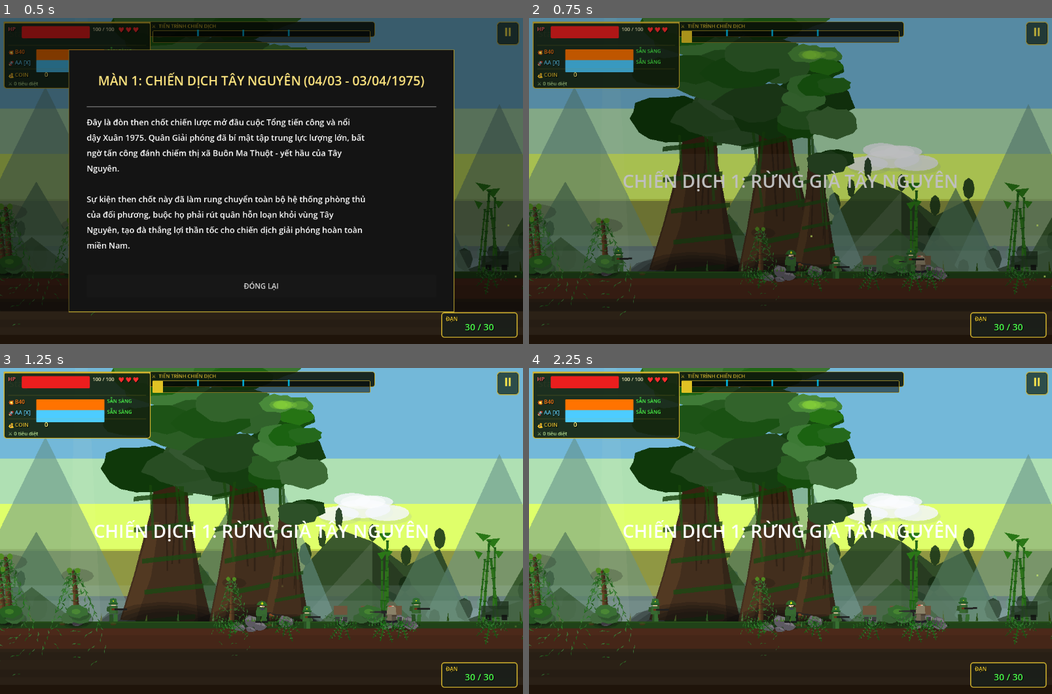
Above: before the commit, frames 1-4 (two rows, left to right).
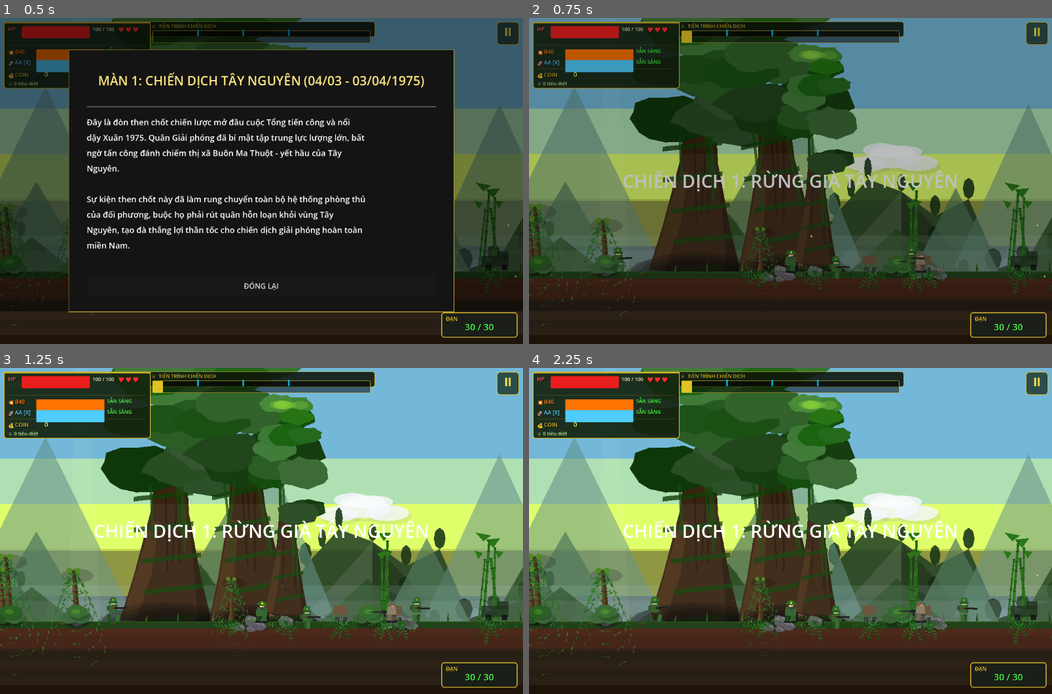
Above: after the commit, the same moments.

Repository: dangkhoa31204/alien-shooter
Game: Godot game, scene res://scenes/contra_main.tscn
The game is run twice, just before and just after one commit, with the same random seed, the same clock (stepped at 60 frames per second) and the same inputs. This scene is started directly instead of the project's main scene.
Inputs:
- Up to frame 1 (0.5 s): no input
- Up to frame 2 (0.75 s): click "ĐÓNG LẠI" at 0.5 s
- Up to frame 3 (1.25 s): no input
- Up to frame 4 (2.25 s): click "⏸" at 1.25 s; click "▶ TIẾP TỤC [ESC]" at 2 s

Frame 1 is identical in both runs. In frame 2, less than 0.1% of the frame differs, in the area x 15-76%, y 70-78%; in frame 3, 0.2%; in frame 4, 0.2%, in the area x 22-86%, y 70-78%.

Commit message:
feat: Introduce new bomber and tank enemy types, add various audio assets, and implement core game scripts.

Diff:
--- a/scenes/contra_main.tscn
+++ b/scenes/contra_main.tscn
@@ -1,19 +1,18 @@
-[gd_scene load_steps=2 format=3]
+[gd_scene format=3 uid="uid://75kqg8hgpmgl"]
 
-[ext_resource type="Script" path="res://scripts/contra_main.gd" id="1_script"]
+[ext_resource type="Script" uid="uid://djq18ojcief7k" path="res://scripts/contra_main.gd" id="1_script"]
 
-[node name="ContraMain" type="Node2D"]
+[node name="ContraMain" type="Node2D" unique_id=1569851978]
 script = ExtResource("1_script")
 
-[node name="Camera2D" type="Camera2D" parent="."]
-anchor_mode = 1
+[node name="Camera2D" type="Camera2D" parent="." unique_id=1296428708]
 position = Vector2(576, 360)
 
-[node name="BulletContainer" type="Node2D" parent="."]
+[node name="BulletContainer" type="Node2D" parent="." unique_id=440053337]
 
-[node name="UI" type="CanvasLayer" parent="."]
+[node name="UI" type="CanvasLayer" parent="." unique_id=925761505]
 
-[node name="Label" type="Label" parent="UI"]
+[node name="Label" type="Label" parent="UI" unique_id=1388873696]
 offset_left = 20.0
 offset_top = 20.0
 offset_right = 300.0
@@ -21,7 +20,7 @@
 theme_override_font_sizes/font_size = 20
 text = "Stage: 1   Score: 0"
 
-[node name="StageLabel" type="Label" parent="UI"]
+[node name="StageLabel" type="Label" parent="UI" unique_id=537654353]
 anchors_preset = 8
 anchor_left = 0.5
 anchor_top = 0.5
--- a/scripts/audio_manager.gd
+++ b/scripts/audio_manager.gd
@@ -17,12 +17,42 @@
 const MP3_SFX_DEFS: Dictionary = {
 	"gun_fire":       "res://assets/audio/gun_fire.mp3",
 	"punch":          "res://assets/audio/punch_sound.mp3",
-	"ak47_fire":  		"res://assets/audio/ak47_fire.mp3",
+	"ak47_fire":      "res://assets/audio/ak47_fire.mp3",
 	"m4_fire": "res://assets/audio/m4_fire.wav",
 	"collected_item": "res://assets/audio/collected_item.mp3",
-	"checkpoint": "res://assets/audio/CheckCheckPoint.mp3",
+	"checkpoint": {
+		"1": [
+			"res://assets/audio/checkpoint/Checkpoint1_1.mp3",
+			"res://assets/audio/checkpoint/Checkpoint2_1.mp3",
+			"res://assets/audio/checkpoint/Checkpoint3_1.mp3"
+		],
+		"2": [
+			"res://assets/audio/checkpoint/Checkpoint1_2.mp3",
+			"res://assets/audio/checkpoint/Checkpoint2_2.mp3",
+			"res://assets/audio/checkpoint/Checkpoint3_2.mp3"
+		],
+		"3": [
+			"res://assets/audio/checkpoint/Checkpoint1_3.mp3",
+			"res://assets/audio/checkpoint/Checkpoint2_3.mp3",
+			"res://assets/audio/checkpoint/Checkpoint3_3.mp3"
+		],
+		"4": [
+			"res://assets/audio/checkpoint/Checkpoint1_4.mp3",
+			"res://assets/audio/checkpoint/Checkpoint2_4.mp3",
+			"res://assets/audio/checkpoint/Checkpoint3_4.mp3"
+		],
+		"5": [
+			"res://assets/audio/checkpoint/Checkpoint1_5.mp3"
+		]
+	},
+	"intro1": "res://assets/audio/intro/intro1.mp3",
+	"intro2": "res://assets/audio/intro/intro2.mp3",
+	"intro3": "res://assets/audio/intro/intro3.mp3",
+	"intro4": "res://assets/audio/intro/intro4.mp3",
+	"intro5": "res://assets/audio/intro/intro5.mp3",
 	"b40":               "res://assets/audio/b40.mp3",
 	"aa_sound":           "res://assets/audio/aa_sound.mp3",
+	"bomb_explode":      "res://assets/audio/bomb_explode.mp3",
 	"bomber_drop_sound":  "res://assets/audio/bomber_drop_sound.mp3",
 	"bomber_explode":     "res://assets/audio/bomber_explode.mp3",
 	"reload_ak47":       "res://assets/audio/reload_ak47.mp3",
@@ -32,6 +62,7 @@
 	"footstep_road_1": "res://assets/audio/step-1.mp3",
 	"footstep_road_2": "res://assets/audio/step-2.mp3",
 	"footstep_road_3": "res://assets/audio/step-3.mp3",
+	"tank_shoot": "res://assets/audio/tank_shoot_sound.mp3",
 }
 var _mp3_sfx_loaded := false
 
@@ -170,6 +201,33 @@
 	var sfx_db2 := linear_to_db(maxf(0.0001, PlayerData.sfx_volume))
 	(arr[0] as AudioStreamPlayer).volume_db = vol_db + sfx_db2
 	(arr[0] as AudioStreamPlayer).play()
+
+## Play a level-specific checkpoint audio using dynamic loading.
+## Format: res://assets/audio/checkpoint/Checkpoint{checkpoint}_{level}.mp3
+## Fallback: res://assets/audio/CheckCheckPoint.mp3
+func play_checkpoint_audio(level: int, checkpoint: int) -> void:
+	if not PlayerData.sfx_enabled: return
+
+	var path := "res://assets/audio/checkpoint/Checkpoint%d_%d.mp3" % [checkpoint, level]
+	var fallback := "res://assets/audio/CheckCheckPoint.mp3"
+
+	var stream: AudioStream = null
+	if ResourceLoader.exists(path):
+		stream = load(path) as AudioStream
+	elif ResourceLoader.exists(fallback):
+		stream = load(fallback) as AudioStream
+
+	if stream == null: return
+
+	var p := AudioStreamPlayer.new()
+	p.stream = stream
+	p.bus = "SFX"
+	add_child(p)
+	# Use player's SFX volume from settings
+	var sfx_db := linear_to_db(maxf(0.0001, PlayerData.sfx_volume))
+	p.volume_db = sfx_db
+	p.finished.connect(p.queue_free)
+	p.play()
 
 ## Gọi sau khi toggle sound trong settings để cập nhật trạng thái nhạc
 func refresh_music() -> void:
@@ -409,20 +467,20 @@
 # ── MP3 SFX LIBRARY ──────────────────────────────────────────────────────────
 func _build_mp3_sfx_library() -> void:
 	for sfx_name: String in MP3_SFX_DEFS:
-		var path: String = MP3_SFX_DEFS[sfx_name]
-		# Robust check: try with and without the 's' in assets
+		var path = MP3_SFX_DEFS[sfx_name]
+		if typeof(path) != TYPE_STRING:
+			continue # Bỏ qua các sound dạng Dictionary (checkpoint)
+		# Robust check: try với và không có 's' trong assets
 		if not ResourceLoader.exists(path):
 			var alt_path = path.replace("res://assets/", "res://asset/")
 			if ResourceLoader.exists(alt_path):
 				path = alt_path
-
 		var stream := load(path) as AudioStream
 		if stream == null:
 			push_warning("Audio: Failed to load SFX at path: " + path)
 			continue
-
-		# If it's a new sound (not procedural), create a new pool
-		# If it already exists (procedural), replace existing stream in pool
+		# Nếu là sound mới (không phải procedural), tạo pool mới
+		# Nếu đã có (procedural), thay stream
 		if not _sfx.has(sfx_name):
 			var arr: Array = []
 			for _i in range(POOL_SIZE):
@@ -433,7 +491,6 @@
 				arr.append(p)
 			_sfx[sfx_name] = arr
 		else:
-			# Replace procedural dummy with real audio asset if loaded
 			for p: AudioStreamPlayer in _sfx[sfx_name]:
 				p.stream = stream
 
--- a/scripts/bullet.gd
+++ b/scripts/bullet.gd
@@ -96,11 +96,19 @@
 func _physics_process(delta: float) -> void:
 	_fx_timer += delta
 	if is_enemy_bullet:
-		_enemy_move_and_collide(delta)
-		if is_queued_for_deletion():
-			return
+		if has_meta("is_bomb") or has_meta("is_tank_shell"):
+			# Bombs and Tank Shells are heavy, they pierce until ground impact handled by ContraMain
+			position += direction * speed * delta
+		else:
+			_enemy_move_and_collide(delta)
+			if is_queued_for_deletion():
+				return
 	else:
-		position += direction * speed * delta
+		if has_meta("is_tank_shell"):
+			# Ally tank shells also pierce everything until ground
+			position += direction * speed * delta
+		else:
+			position += direction * speed * delta
 	queue_redraw()
 
 	# Contra Mode: Ground collision fallback for hilly terrain
@@ -108,9 +116,11 @@
 	if main and main.name == "ContraMain" and main.has_method("_get_ground_y") and main.current_stage != 2:
 		var gy = main._get_ground_y(global_position.x)
 		if global_position.y >= gy - 5.0:
-			_spawn_hit_effect(global_position)
-			queue_free()
-			return
+			if not has_meta("is_bomb") and not has_meta("is_tank_shell"):
+				# Bombs and shells handle their own explosion/sound in ContraMain._process_bombs
+				_spawn_hit_effect(global_position)
+				queue_free()
+				return
 
 	if bullet_type == BulletType.RICOCHET and (_bounce_count < 4 or is_max_power):
 		var bounced := false
@@ -222,6 +232,10 @@
 	draw_circle(tip, _beam_w * 0.85, Color(1.0, 1.0, 1.0, 0.95 * flicker))            # bright tip
 
 func _on_body_entered(body: Node) -> void:
+	# Heavy projectiles (bombs/tank shells) pierce everything
+	if has_meta("is_bomb") or has_meta("is_tank_shell"):
+		return
+
 	if is_enemy_bullet:
 		if body.is_in_group("player"):
 			body.take_damage(damage)
--- a/scripts/contra_bomber.gd
+++ b/scripts/contra_bomber.gd
@@ -149,7 +149,7 @@
 	if not main: queue_free(); return
 
 	main.screen_shake(22.0, 0.7)
-	Audio.play("bomber_explode", 16.0)
+	Audio.play("bomb_explode", 16.0)
 
 	# Big ground explosion
 	for ring in 3:
--- a/scripts/contra_main.gd
+++ b/scripts/contra_main.gd
@@ -65,6 +65,7 @@
 var _stage_terrain: PackedVector2Array = PackedVector2Array()
 var last_checkpoint_x: float = 100.0
 var _checkpoint_positions: Array[float] = []
+var _checkpoint_count: int = 0
 var _rpg_cooldown_timer: float = 0.0 # Added for RPG cooldown tracking
 var _perf_frame: int = 0
 var _flash_rect: ColorRect = null # Persistent flash for explosions
@@ -639,7 +640,8 @@
 	var tree = get_tree()
 	if not tree: return
 
-	var bullets = tree.get_nodes_in_group("enemy_bullet")
+	# Process both enemy bombs andally/enemy tank shells
+	var bullets = tree.get_nodes_in_group("enemy_bullet") + tree.get_nodes_in_group("player_bullet")
 	var count = bullets.size()
 	if count == 0: return
 
@@ -670,14 +672,19 @@
 			var result = space_state.intersect_ray(query)
 
 			if result or b.global_position.y >= ground_y - 5.0:
-				_explode_bomb(b.global_position)
+				_explode_bomb(b.global_position, b)
 				b.queue_free()
 		elif b.global_position.y > 1000:
 			b.queue_free()
 
-func _explode_bomb(pos: Vector2) -> void:
+func _explode_bomb(pos: Vector2, b: Node = null) -> void:
 	screen_shake(12.0, 0.4)
-	Audio.play("b40", 12.0)
+
+	# Use specific sound for tank shells if available, otherwise bomb
+	if b and b.has_meta("is_tank_shell"):
+		Audio.play("bomb_explode", 14.0) # Or "tank_shoot" but explode sounds better for impact
+	else:
+		Audio.play("bomb_explode", 12.0)
 
 	# Layer 1 — white hot core
 	var core := Polygon2D.new()
@@ -757,6 +764,17 @@
 		if player.has_method("apply_bomb_knockback"):
 			player.apply_bomb_knockback(pos)
 		player.take_damage(15)
+
+	# Damage enemies/tanks if it's a powerful explosion (Tank Shell or Player-owned)
+	var dmg_radius = 120.0
+	var targets = get_tree().get_nodes_in_group("enemy") + get_tree().get_nodes_in_group("tank")
+	for target in targets:
+		if is_instance_valid(target) and target.global_position.distance_to(pos) < dmg_radius:
+			if target.has_method("take_damage"):
+				# Determine damage: Player shells do more
+				var dmg = 50
+				if b and b.is_in_group("player_bullet"): dmg = 80
+				target.take_damage(dmg)
 
 	# Allies (background soldiers / allied column) also get knocked up.
 	var tree := get_tree()
@@ -1148,6 +1166,7 @@
 	if not is_respawn:
 		last_checkpoint_x = 100.0
 		player_lives = 3
+		_checkpoint_count = 0
 		refresh_lives(player_lives)
 	if progress_bar: progress_bar.max_value = STAGE_LENGTH
 	is_game_over = false # FIX: must be false before cleanup so _process works from frame 1
@@ -4055,7 +4074,7 @@
 
 func _close_history() -> void:
 	_history_panel.visible = false
-	Audio.play("checkpoint") # Phát sound checkpoint khi đóng popup lịch sử
+	Audio.play("intro%d" % current_stage) # Phát sound intro tương ứng với màn khi đóng popup lịch sử
 	# Always restore MainPanel visibility
 	var p_main = _pause_menu.get_node_or_null("MainPanel")
 	if p_main: p_main.visible = true
@@ -4204,6 +4223,8 @@
 	tw.tween_property(kit, "position:y", pos.y, 0.8).set_trans(Tween.TRANS_SINE)
 
 func _create_checkpoint(pos: Vector2) -> void:
+	_checkpoint_count += 1
+	var my_idx = _checkpoint_count
 	var cp = Area2D.new(); cp.position = pos; _add_to_level(cp); cp.z_index = -2
 	var col = CollisionShape2D.new(); var shp = RectangleShape2D.new(); shp.size = Vector2(100, 200); col.shape = shp; cp.add_child(col)
 
@@ -4216,7 +4237,7 @@
 			last_checkpoint_x = pos.x
 			flag.color = Color.YELLOW # Activated
 			ui_label.text = "ĐIỂM LƯU TẠM THỜI (CHECKPOINT)!"
-			Audio.play("checkpoint")
+			Audio.play_checkpoint_audio(current_stage, my_idx)
 	)
 	_checkpoint_positions.append(pos.x)
 
--- a/scripts/contra_tank.gd
+++ b/scripts/contra_tank.gd
@@ -186,7 +186,7 @@
 	var p = _find_player()
 	if p and global_position.distance_to(p.global_position) < 500:
 		# Play launch sound (High volume as requested)
-		Audio.play("b40", 15.0) # Tank firing sound
+		Audio.play("tank_shoot", 15.0) # Tank firing sound
 		_fire_cannon()
 
 func _fire_cannon() -> void:
Not shown, added: assets/audio/tank_shoot_sound.mp3.import
Not shown, changed: assets/audio/intro/intro1.mp3
Not shown, changed: assets/audio/intro/intro2.mp3
Not shown, changed: assets/audio/intro/intro3.mp3
Not shown, changed: assets/audio/intro/intro4.mp3
Not shown, changed: assets/audio/intro/intro5.mp3
Not shown, added: assets/audio/tank_shoot_sound.mp3
Not shown, changed: assets/audio/walk-on-grass-1.mp3
Not shown, changed: assets/audio/walk-on-grass-2.mp3
Not shown, changed: assets/audio/walk-on-grass-3.mp3
